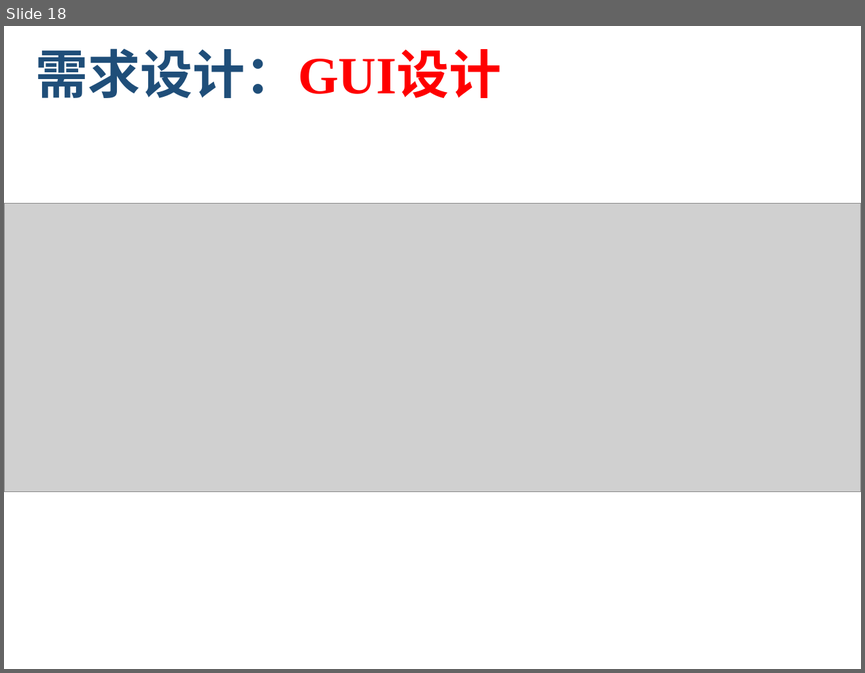
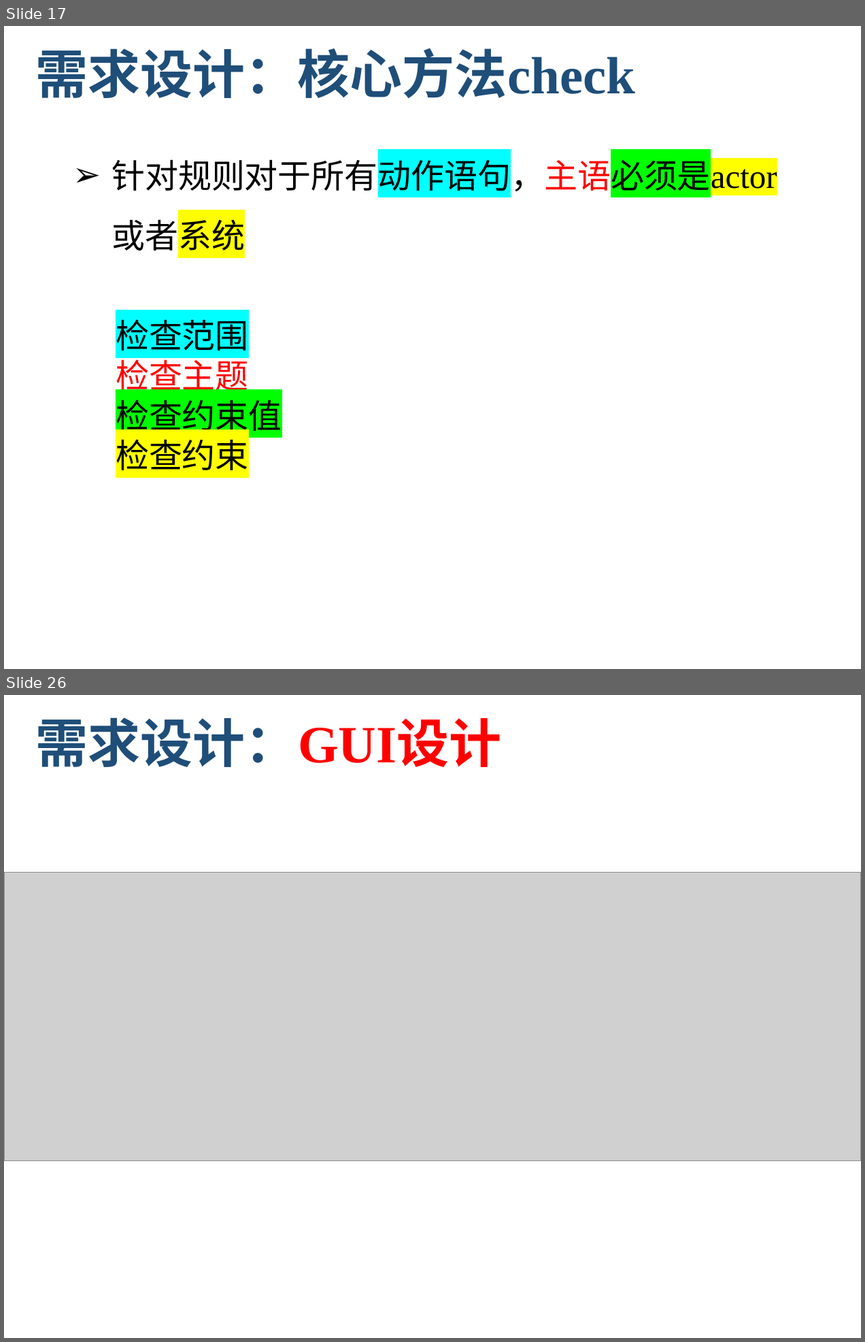
Before and after one commit to zen1995/rucmChecker, a slide deck: finalReport/RUCMChecker_final_report.pptx. Shown one above the other, each under a label of ours: slide 18 before the commit, slides 17 and 26 after it; the slides between them are not shown. The pictures are 865x673 and 865x1342 pixels, drawn with LibreOffice and Linux fonts; fonts in the diff are those of the drawing; grey boxes stand for pictures; background and template pictures are left out. Boxes give left, top, right and bottom in pixels: in the first picture for what was removed or moved away, otherwise in the second. Text is boxed around its words. In the diff, an @@ line names an element or a change of style, - is before the commit and + after.

```diff
--- a/finalReport/RUCMChecker_final_report.pptx
+++ b/finalReport/RUCMChecker_final_report.pptx
@@ slide 17 added at (4, 26, 861, 669), background #FFFFFF @@
@@ title added at (36, 48, 636, 98), 44 pt, text #1F4E79, bold @@
+需求设计：核心方法check
@@ text added at (111, 154, 776, 470), 28 pt, text #000000 @@
+➢ 针对规则对于所有动作语句，主语必须是actor或者系统
+  检查范围
+  检查主题
+  检查约束值
+  检查约束
@@ what was slide 18 is now slide 26 @@
```
Also in this commit, not shown: 2 slides changed, 7 other slides added.
